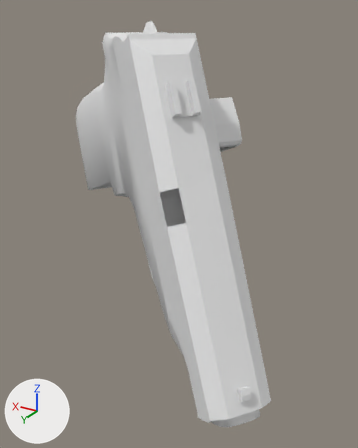
An edit to the OBJ model Vertex_Animation_Compiler/Assets/Makarov_Pistol_Draw27.obj, drawn before and after from the same camera.
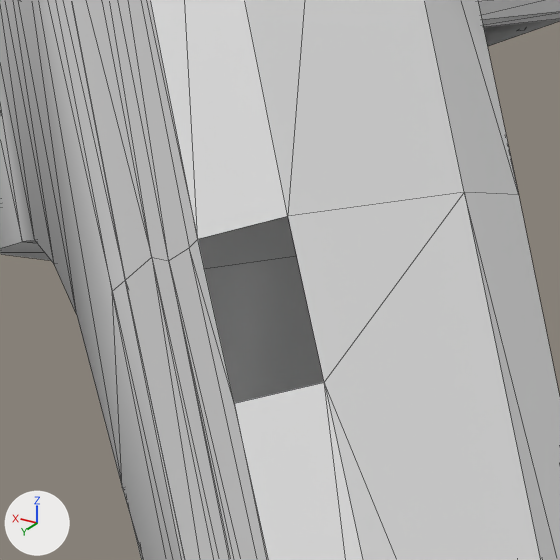
The first picture shows the older version from a 50 mm lens placed at (-0.1066, 0.3407, -0.2995), pointed at (-0.0222, 0.2, -0.3698). The close-ups show both versions on the part from 33% to 66% of the width and 32% to 58% of the height of that picture; other places that the commit changed are outside them. The axes (+X, +Y, +Z) are drawn at lower left. The lights are the same throughout. The close-ups show mesh edges as thin lines. Where no turn or scale is listed for an object, it has been applied to the vertices.

Names of what the first close-up shows: 'Magazine_Cube.011', 'Rest_of_the_gun_Sphere', 'Top_Slider_Sphere.001'.
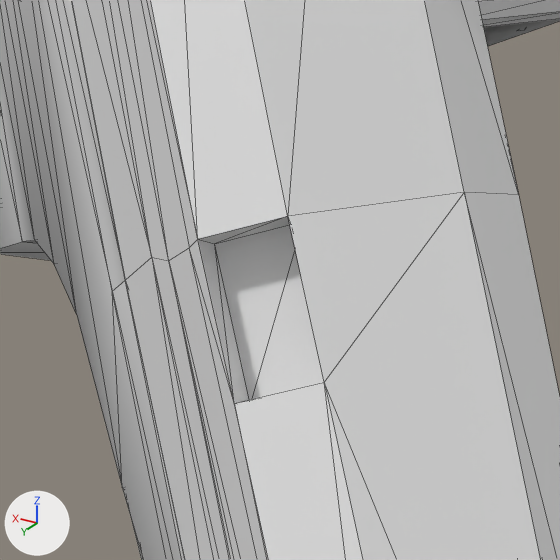
What differs and where, as boxes [x1, y1, x2, y2] in the close-ups (560 x 560 px):
part 1 of me_top_slider_sphere_001, added
    after: [198, 216, 324, 403]

The change in detail:
me_top_slider_sphere_001 is used by ob_top_slider_sphere_001; location (0.0, 0.0, 0.0).
me_top_slider_sphere_001 had 127 vertices, 227 faces and spanned x -0.0667..0.0178, y 0.162..0.2331, z -0.4285..-0.3067.
me_top_slider_sphere_001 now has 131 vertices, 237 faces and spans x -0.0667..0.0178, y 0.162..0.2331, z -0.4285..-0.3067.
Part 1, on me_top_slider_sphere_001:
4 vertices are added at (-0.0256, 0.2113, -0.3662), (-0.0206, 0.2078, -0.3561), (-0.0316, 0.2091, -0.3641), (-0.0266, 0.2056, -0.354).
10 new faces join them.
